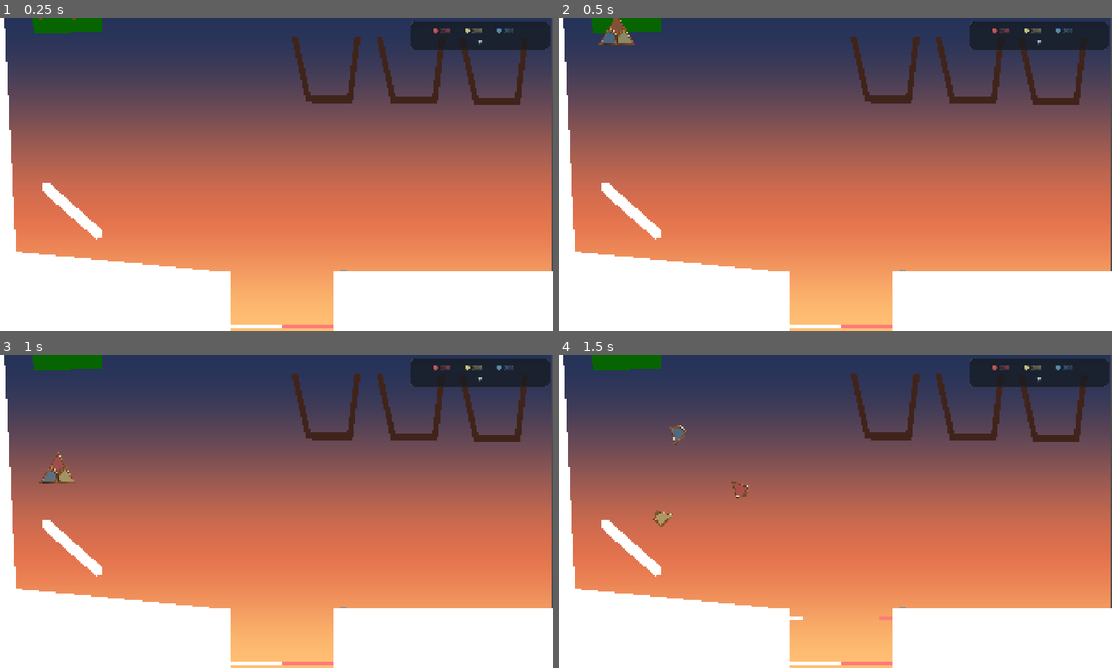
Above: before the commit, frames 1-4 (two rows, left to right).
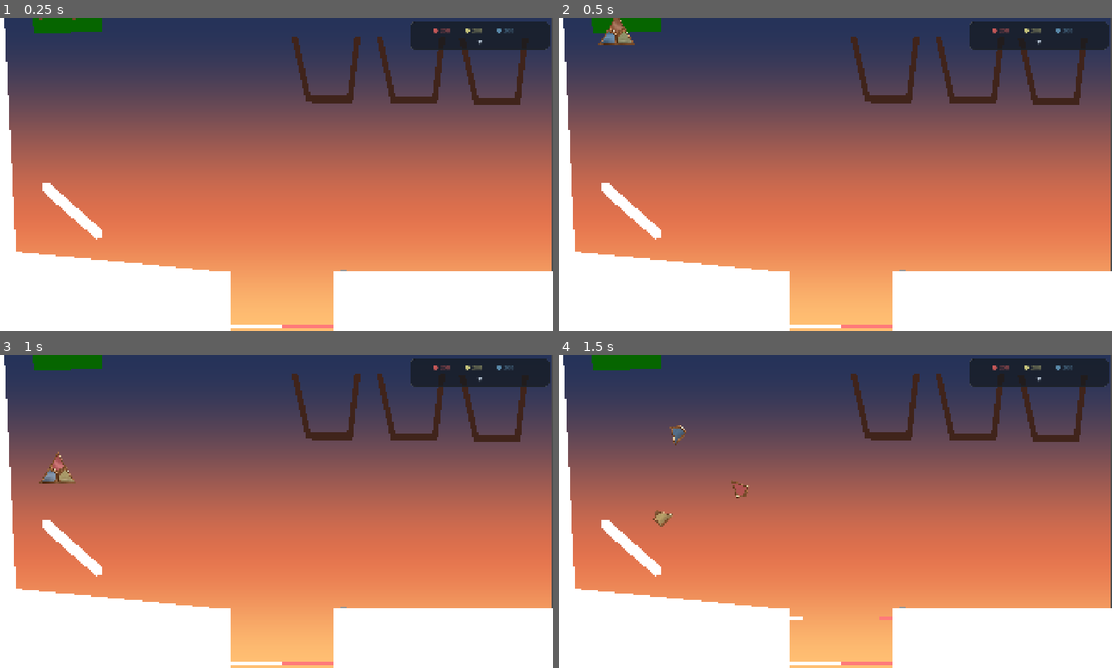
Above: after the commit, the same moments.

Repository: adambrock89/idle-glass
Game: Godot game, scene res://scenes/levels/fragment_manager.tscn
The game is run twice, just before and just after one commit, with the same random seed, the same clock (stepped at 60 frames per second) and the same inputs.
Inputs (mouse positions are in pixels of both pictures, inside the frame that each line leads up to):
- Up to frame 1 (0.25 s): no input
- Up to frame 2 (0.5 s): no input
- Up to frame 3 (1 s): tap Enter at 0.5 s; move the mouse to (398, 495) at 0.52 s; tap G (toggle_generation) at 0.6 s; click (398, 495) at 0.67 s
- Up to frame 4 (1.5 s): move the mouse to (724, 527) at 1.27 s; tap C (toggle_hatch) at 1.35 s; click (724, 527) at 1.42 s

Frame 1 is identical in both runs. In frame 2, less than 0.1% of the frame differs, in the area x 8-12%, y 1-8%; in frame 3, less than 0.1%; in frame 4, less than 0.1%.

Commit message:
Satisfactory shaders.

Diff:
--- a/assets/shaders/glass_fragment.gdshader
+++ b/assets/shaders/glass_fragment.gdshader
@@ -1,14 +1,17 @@
 shader_type canvas_item;
+render_mode blend_mix;
 
-// Use premultiplied alpha blending correctly
-render_mode blend_premul_alpha;
+// Passed every frame
+uniform float object_rotation;
 
 uniform vec4 tint_color : source_color = vec4(1.0, 0.8, 0.6, 1.0);
-uniform float object_rotation = 0.0; // updated every frame
-uniform float transparency = 0.75;   // base transparency of the glass
-uniform float gloss_strength = 0.35; // intensity of directional highlight
-uniform float noise_scale = 4.0;     // stained-glass texture variation
+uniform float transparency = 0.75;
+uniform float gloss_strength = 0.35;
+uniform float noise_scale = 4.0;
 
+// -------------------------
+// Noise helpers
+// -------------------------
 float hash(vec2 p) {
     return fract(sin(dot(p, vec2(127.1, 311.7))) * 43758.5453123);
 }
@@ -24,38 +27,85 @@
 
     vec2 u = f * f * (3.0 - 2.0 * f);
 
-    return mix(a, b, u.x) +
-           (c - a) * u.y * (1.0 - u.x) +
-           (d - b) * u.x * u.y;
+    return mix(a, b, u.x)
+         + (c - a) * u.y * (1.0 - u.x)
+         + (d - b) * u.x * u.y;
 }
 
 void fragment() {
-    // Base tinted color with transparency
     vec4 base = tint_color;
     base.a = transparency;
 
-    // Stained-glass irregularity
-    float n = noise(UV * noise_scale);
+    vec2 uv = UV;
+
+    // -------------------------
+    // Cathedral texture (LOCAL)
+    // -------------------------
+    float wave1 = sin(uv.y * 12.0 + uv.x * 4.0) * 0.03;
+    float wave2 = sin(uv.x * 18.0 - uv.y * 6.0) * 0.02;
+    float wave  = wave1 + wave2;
+
+    vec2 warped_uv = uv + vec2(wave1, wave2);
+
+    float n = noise(warped_uv * noise_scale);
     base.rgb *= 0.85 + n * 0.15;
 
-    // Simulated directional light from top-right, rotated by object_rotation
-    float angle = object_rotation;
-    vec2 light_dir = normalize(vec2(1.0, -1.0)); // top-right
-    mat2 rot = mat2(
-	    vec2(cos(angle), -sin(angle)),
-	    vec2(sin(angle),  cos(angle))
+    float thickness = 1.0 - uv.y;
+    base.rgb *= mix(0.85, 1.25, thickness);
+
+    base.rgb += vec3(
+        wave * 0.12,
+        wave * 0.06,
+        wave * -0.08
+    );
+
+    float micro = noise(warped_uv * 22.0) * 0.12;
+    base.rgb *= 1.0 + micro;
+
+    float edge = smoothstep(0.85, 1.0, uv.y);
+    base.rgb *= 1.0 - edge * 0.25;
+
+	// -------------------------
+	// TOP-RIGHT STREAK (visible at 0° AND 180°)
+	// -------------------------
+
+	// Rotation matrix
+	mat2 rot = mat2(
+	    vec2(cos(object_rotation), -sin(object_rotation)),
+	    vec2(sin(object_rotation),  cos(object_rotation))
 	);
 
-    light_dir = rot * light_dir;
+	// Light direction (screen-space top-right)
+	vec2 light_dir = normalize(vec2(1.0, -1.0));
 
-    // Light intensity based on UV gradient
-    float light_intensity = clamp(dot(normalize(UV - vec2(0.5)), light_dir), 0.0, 1.0);
+	// Pane facing direction
+	vec2 pane_dir = vec2(cos(object_rotation), sin(object_rotation));
 
-    // Glossy highlight
-    vec3 highlight = vec3(1.0) * light_intensity * gloss_strength;
+	// *** KEY FIX: highlight at 0° AND 180° ***
+	float facing = abs(dot(pane_dir, light_dir));
 
-    // Premultiplied alpha output
-    vec3 rgb = base.rgb + highlight;
-    float a = base.a;
-    COLOR = vec4(rgb * a, a);
+	// Move UV so top-right is the origin
+	vec2 uv_shift = uv - vec2(0.85, 0.15);
+
+	// Rotate UV so streak aligns with light direction
+	vec2 uv_rot = rot * uv_shift;
+
+	// Thin diagonal streak
+	float line = abs(uv_rot.x + uv_rot.y * 0.4);
+
+	// Small radius + sharper falloff
+	float streak_mask = smoothstep(0.15, 0.0, line);
+
+	// Balanced intensity
+	float streak_intensity = facing * gloss_strength * 0.8;
+
+	// Final streak highlight
+	vec3 highlight = vec3(1.0) * streak_mask * streak_intensity;
+
+
+
+    // -------------------------
+    // Final color
+    // -------------------------
+    COLOR = vec4(base.rgb + highlight, base.a);
 }
--- a/src/entities/fragment.gd
+++ b/src/entities/fragment.gd
@@ -12,7 +12,7 @@
 var is_being_held: bool = false
 
 var border_mesh: MeshInstance2D
-var inner_mesh: MeshInstance2D
+var inner_poly: Polygon2D
 
 @export var pull_strength: float = 5
 @export var max_velocity: float = 2500.0
@@ -59,8 +59,8 @@
 
 func _sync_meshes() -> void:
 	for child in get_children():
-		if child is MeshInstance2D and child.name.begins_with("InnerMeshInstance_"):
-			inner_mesh = child
+		if child is Polygon2D and child.name.begins_with("InnerPolygon_"):
+			inner_poly = child
 		elif child is MeshInstance2D and child.name.begins_with("BorderMeshInstance_"):
 			border_mesh = child
 
@@ -74,9 +74,9 @@
 		bmat.set_shader_parameter("motion_factor", motion_factor)
 		bmat.set_shader_parameter("light_dir", screen_light_dir.rotated(-border_mesh.global_rotation))
 
-	if inner_mesh and inner_mesh.material is ShaderMaterial:
-		var mat := inner_mesh.material as ShaderMaterial
-		mat.set_shader_parameter("light_dir", screen_light_dir.rotated(-inner_mesh.global_rotation))
+	if inner_poly and inner_poly.material is ShaderMaterial:
+		var mat := inner_poly.material as ShaderMaterial
+		mat.set_shader_parameter("object_rotation", inner_poly.global_rotation)
 
 func _integrate_forces(state: PhysicsDirectBodyState2D) -> void:
 	if is_being_held:
@@ -172,7 +172,7 @@
 		if child is MeshInstance2D and child.name.begins_with("BorderMeshInstance_"):
 			border_mesh = child
 		elif child is MeshInstance2D and child.name.begins_with("InnerMeshInstance_"):
-			inner_mesh = child
+			inner_poly = child
 
 func _on_body_entered(_body: Node) -> void:
 	if impact_player == null or impact_cooldown_remaining > 0.0:
--- a/src/entities/fragment_container.gd
+++ b/src/entities/fragment_container.gd
@@ -31,7 +31,11 @@
 			if mat:
 				mat.set_shader_parameter("motion_factor", motion_factor)
 				mat.set_shader_parameter("light_dir", screen_light_dir.rotated(-child.global_rotation))
-
+		elif child is Polygon2D and child.name.begins_with("InnerPolygon_"):
+			var mat := child.material as ShaderMaterial
+			if mat:
+				mat.set_shader_parameter("object_position", child.global_position)
+				mat.set_shader_parameter("object_rotation", child.global_rotation)
 
 func _integrate_forces(state: PhysicsDirectBodyState2D) -> void:
 	# Store previous tick velocities BEFORE physics updates
--- a/src/entities/turnin_platform.gd
+++ b/src/entities/turnin_platform.gd
@@ -252,10 +252,7 @@
 	button.position = Vector2(rest_x, new_y)
 
 	var pressed_now: bool = is_button_pressed()
-	if pressed_now and not button_was_pressed:
-		_play_button_click_down()
-	elif not pressed_now and button_was_pressed:
-		_play_button_click_up()
+
 	button_was_pressed = pressed_now
 
 	if pressed_now and not animating:
@@ -276,23 +273,6 @@
 	if procedural_sfx_script == null:
 		return null
 	return procedural_sfx_script.callv(method_name, args)
-
-
-func _play_button_click_down() -> void:
-	if button_sfx_player == null:
-		return
-	button_sfx_player.global_position = (get_node("ButtonShaft") as Node2D).global_position
-	button_sfx_player.stream = _sfx_call("get_ui_click_down_stream", []) as AudioStream
-	button_sfx_player.play()
-
-
-func _play_button_click_up() -> void:
-	if button_sfx_player == null:
-		return
-	button_sfx_player.global_position = (get_node("ButtonShaft") as Node2D).global_position
-	button_sfx_player.stream = _sfx_call("get_ui_click_up_stream", []) as AudioStream
-	button_sfx_player.play()
-
 
 func build_hatch(is_left: bool, y_offset: float) -> Node2D:
 	var hatch := StaticBody2D.new()
--- a/src/systems/fragment_manager.gd
+++ b/src/systems/fragment_manager.gd
@@ -354,14 +354,59 @@
 	for point in points:
 		centered_points.append(point - centroid)
 
+
 	var container_center := parent_container.global_position
 	var border_scale := 1.15
 	var push_offset := compute_push_out_offset(centroid, container_center, border_scale)
 	centroid += push_offset
 
+	# --- Curvature-based UV generation ---
+	var uvs := PackedVector2Array()
+
+	# Compute bounding box
+	var min_x := INF
+	var min_y := INF
+	var max_x := -INF
+	var max_y := -INF
+
+	for p in centered_points:
+		min_x = min(min_x, p.x)
+		min_y = min(min_y, p.y)
+		max_x = max(max_x, p.x)
+		max_y = max(max_y, p.y)
+
+	var size := Vector2(max_x - min_x, max_y - min_y)
+	var center := Vector2(min_x + size.x * 0.5, min_y + size.y * 0.5)
+
+	# Per-pane variation
+	var rand_seed := float(randi() % 10000)
+	var wobble_strength := 0.15
+	var radial_scale := 1.0
+
+	for p in centered_points:
+		var local := p - center
+
+		# Radial UV
+		var angle := (local.angle() + PI) / TAU
+		var dist := local.length() / (size.length() * 0.5)
+
+		# Pane-specific wobble
+		var wobble := sin(dist * 8.0 + rand_seed * 0.01) * wobble_strength
+
+		var u = clamp(angle + wobble, 0.0, 1.0)
+		var v = clamp(dist * radial_scale, 0.0, 1.0)
+
+		uvs.append(Vector2(u, v))
+
 	var inner := Polygon2D.new()
 	inner.name = "InnerPolygon_%s" % str(color_name)
 	inner.polygon = centered_points
+
+	var img := Image.create(1, 1, false, Image.FORMAT_RGBA8)
+	img.fill(Color.WHITE)
+	var tex := ImageTexture.create_from_image(img)
+	inner.texture = tex
+	inner.uv = uvs
 	inner.position = centroid
 	inner.z_index = 1
 	parent_container.add_child(inner)
@@ -376,7 +421,7 @@
 	var mat := ShaderMaterial.new()
 	mat.shader = preload("res://assets/shaders/glass_fragment.gdshader")
 	mat.set_shader_parameter("tint_color", cp.get_color_code())
-	mat.set_shader_parameter("object_rotation", inner.rotation)
+	mat.set_shader_parameter("object_rotation", global_transform.get_rotation())
 
 	inner.material = mat
 
@@ -442,6 +487,7 @@
 	mat.set("shader_parameter/bevel_mode", 0)
 	mat.set("shader_parameter/motion_factor", 0.0)
 	mat.set("shader_parameter/global_rotation", global_transform.get_rotation())
+
 
 	var angle_offset = get_angle_offset_by_color(inner.get_meta("color_name"))
 	mat.set("shader_parameter/uv_angle_offset", angle_offset)
@@ -462,6 +508,12 @@
 		return PI/3
 	elif color_name == ColorProfile.ColorName.BLUE:
 		return PI * 5/3
+	elif color_name == ColorProfile.ColorName.ORANGE:
+		return PI * 2/3
+	elif color_name == ColorProfile.ColorName.GREEN:
+		return 0
+	elif color_name == ColorProfile.ColorName.PURPLE:
+		return PI * 4/3
 
 	return 0
 
